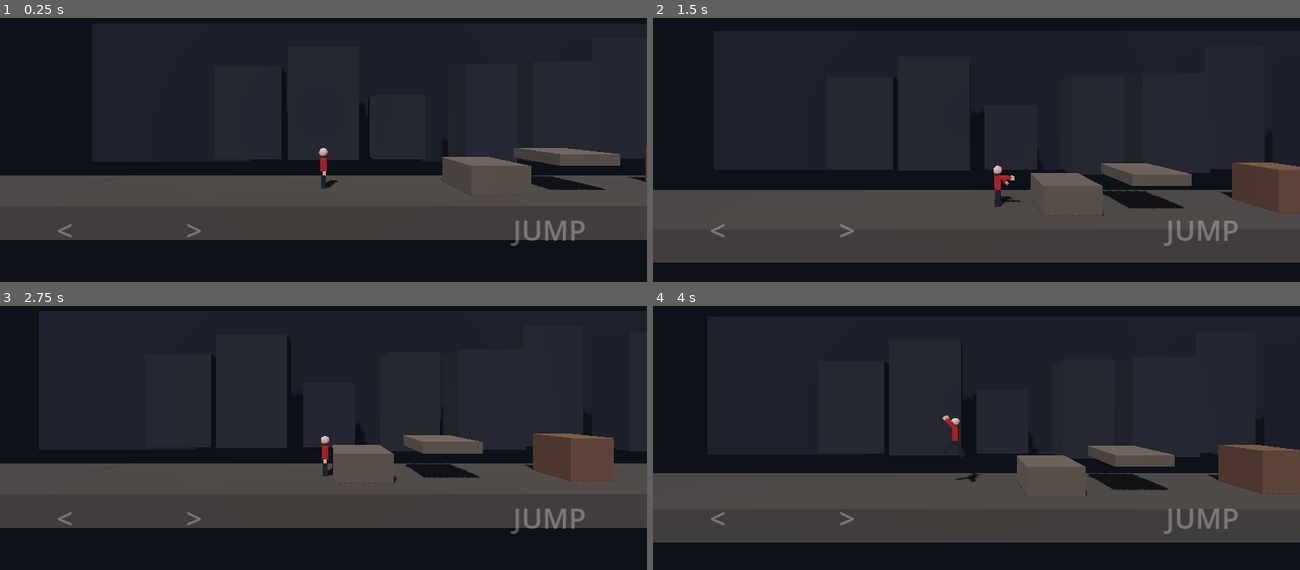
Above: before the commit, frames 1-4 (two rows, left to right).
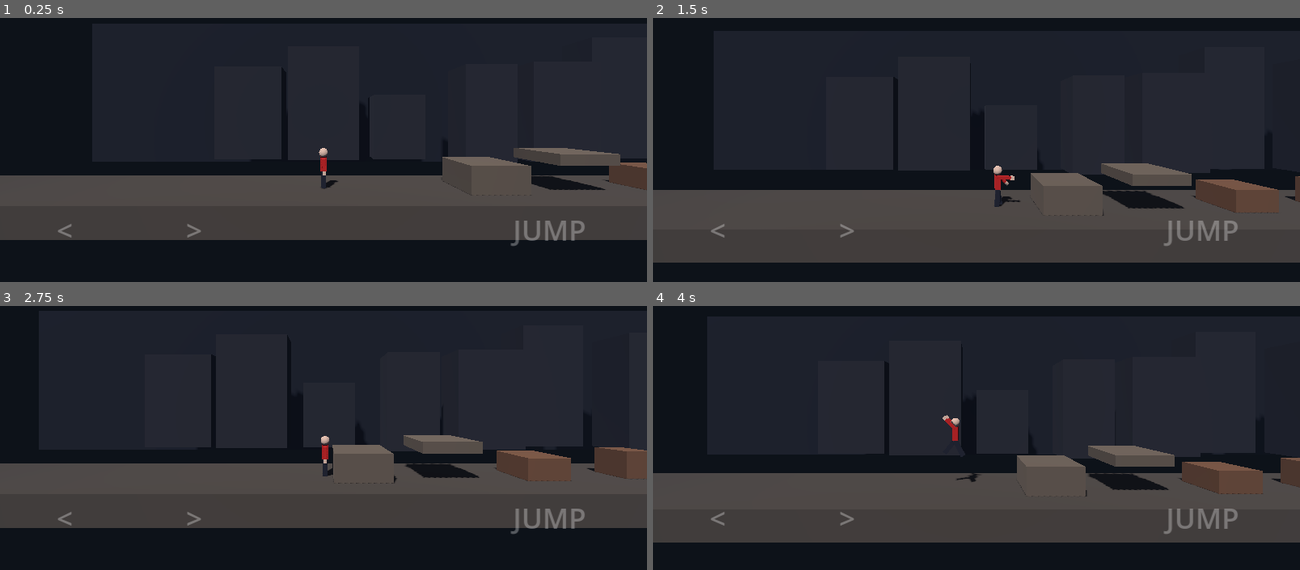
Above: after the commit, the same moments.

Repository: Gass-OS/long-night
Game: Godot game, scene res://main.tscn
The game is run twice, just before and just after one commit, with the same random seed, the same clock (stepped at 60 frames per second) and the same inputs.
Inputs (mouse positions are in pixels of both pictures, inside the frame that each line leads up to):
- Up to frame 1 (0.25 s): no input
- Up to frame 2 (1.5 s): tap Enter at 0.5 s; move the mouse to (1118, 102) at 0.52 s; hold Right 0.53-1.25 s; click (1118, 102) at 0.67 s; tap Space at 0.77 s; drag from (847, 139) to (944, 194) at 1.27 s
- Up to frame 3 (2.75 s): move the mouse to (388, 329) at 2.02 s; hold Right from 2.03 s (still down)
- Up to frame 4 (4 s): release Right at 2.75 s; drag from (944, 482) to (782, 356) at 2.77 s; move the mouse to (1170, 464) at 3.52 s; hold Left from 3.53 s (still down); tap Space at 3.77 s

The runs differ from the first frame. In frame 1, 0.5% of the frame differs, in the area x 93-100%, y 48-66%; in frame 2, 1.6%; in frame 3, 2.0%, in the area x 72-100%, y 48-67%; in frame 4, 1.7%.

Commit message:
Step 4: crate, pressure plate and door

Diff:
--- a/level.gd
+++ b/level.gd
@@ -1,13 +1,22 @@
 extends Node3D
+
+const DOOR_CLOSED_Y := 1.5
+const DOOR_OPEN_Y := 4.7
 
 var player: CharacterBody3D
 var cam: Camera3D
 var touches := {}
 
+var plate: Area3D
+var plate_mat: StandardMaterial3D
+var plate_light: OmniLight3D
+var door: AnimatableBody3D
+
 
 func _ready() -> void:
 	_setup_environment()
 	_build_level()
+	_build_puzzle()
 
 	player = CharacterBody3D.new()
 	player.set_script(load("res://player.gd"))
@@ -66,11 +75,10 @@
 func _build_level() -> void:
 	# Ground (top surface at y = 0)
 	_add_box(Vector3(20, -0.5, 0), Vector3(80, 1, 4), Color(0.3, 0.26, 0.22))
-	# Platforms and obstacles
+	# Jump practice
 	_add_box(Vector3(6, 0.5, 0), Vector3(2, 1, 2), Color(0.4, 0.34, 0.28))
 	_add_box(Vector3(9, 1.2, 0), Vector3(2, 0.4, 2), Color(0.4, 0.34, 0.28))
-	_add_box(Vector3(14, 0.75, 0), Vector3(1.5, 1.5, 1.5), Color(0.45, 0.3, 0.2))
-	_add_box(Vector3(20, 1.0, 0), Vector3(1, 2, 2), Color(0.35, 0.3, 0.3))
+	_add_box(Vector3(12.5, 0.4, 0), Vector3(1.5, 0.8, 1.5), Color(0.45, 0.3, 0.2))
 	# Background buildings (no collision) for depth
 	var rng := RandomNumberGenerator.new()
 	rng.seed = 7
@@ -83,11 +91,114 @@
 	_add_box(Vector3(20, 5, -12), Vector3(80, 12, 1), Color(0.1, 0.1, 0.13), false)
 
 
+func _add_crate(pos: Vector3) -> void:
+	var rb := RigidBody3D.new()
+	rb.position = pos
+	rb.mass = 4.0
+	rb.linear_damp = 5.0
+	rb.gravity_scale = 2.0
+	rb.axis_lock_linear_z = true
+	rb.axis_lock_angular_x = true
+	rb.axis_lock_angular_y = true
+	rb.axis_lock_angular_z = true
+	var mesh := MeshInstance3D.new()
+	var bm := BoxMesh.new()
+	bm.size = Vector3(1, 1, 1)
+	mesh.mesh = bm
+	var mat := StandardMaterial3D.new()
+	mat.albedo_color = Color(0.45, 0.3, 0.2)
+	mesh.material_override = mat
+	rb.add_child(mesh)
+	var col := CollisionShape3D.new()
+	var bs := BoxShape3D.new()
+	bs.size = Vector3(1, 1, 1)
+	col.shape = bs
+	rb.add_child(col)
+	add_child(rb)
+
+
+func _build_puzzle() -> void:
+	# Pushable crate
+	_add_crate(Vector3(16.0, 0.52, 0.0))
+
+	# Pressure plate (detects player and crates)
+	plate = Area3D.new()
+	plate.position = Vector3(22.0, 0.0, 0.0)
+	var pcol := CollisionShape3D.new()
+	var pshape := BoxShape3D.new()
+	pshape.size = Vector3(1.6, 0.4, 1.4)
+	pcol.shape = pshape
+	pcol.position.y = 0.2
+	plate.add_child(pcol)
+	var pm := MeshInstance3D.new()
+	var pbox := BoxMesh.new()
+	pbox.size = Vector3(1.6, 0.1, 2.0)
+	pm.mesh = pbox
+	plate_mat = StandardMaterial3D.new()
+	plate_mat.albedo_color = Color(0.7, 0.1, 0.1)
+	plate_mat.emission_enabled = true
+	plate_mat.emission = Color(0.7, 0.1, 0.1)
+	plate_mat.emission_energy_multiplier = 0.6
+	pm.material_override = plate_mat
+	pm.position.y = 0.05
+	plate.add_child(pm)
+	add_child(plate)
+
+	plate_light = OmniLight3D.new()
+	plate_light.position = Vector3(22.0, 1.6, 1.5)
+	plate_light.omni_range = 5.0
+	plate_light.light_energy = 0.8
+	plate_light.light_color = Color(0.9, 0.15, 0.1)
+	add_child(plate_light)
+
+	# Door
+	door = AnimatableBody3D.new()
+	door.position = Vector3(26.0, DOOR_CLOSED_Y, 0.0)
+	var dmesh := MeshInstance3D.new()
+	var dbox := BoxMesh.new()
+	dbox.size = Vector3(0.5, 3.0, 4.0)
+	dmesh.mesh = dbox
+	var dmat := StandardMaterial3D.new()
+	dmat.albedo_color = Color(0.25, 0.25, 0.3)
+	dmesh.material_override = dmat
+	door.add_child(dmesh)
+	var dcol := CollisionShape3D.new()
+	var dshape := BoxShape3D.new()
+	dshape.size = Vector3(0.5, 3.0, 4.0)
+	dcol.shape = dshape
+	door.add_child(dcol)
+	add_child(door)
+
+	# Warm light beyond the door
+	var lamp := OmniLight3D.new()
+	lamp.position = Vector3(32.0, 2.5, 1.5)
+	lamp.omni_range = 8.0
+	lamp.light_energy = 1.2
+	lamp.light_color = Color(1.0, 0.75, 0.4)
+	add_child(lamp)
+
+
+func _physics_process(delta: float) -> void:
+	if plate == null or door == null:
+		return
+	var pressed := false
+	for b in plate.get_overlapping_bodies():
+		if b is CharacterBody3D or b is RigidBody3D:
+			pressed = true
+			break
+	var c := Color(0.1, 0.8, 0.3) if pressed else Color(0.7, 0.1, 0.1)
+	plate_mat.albedo_color = c
+	plate_mat.emission = c
+	plate_light.light_color = c
+	var target := DOOR_OPEN_Y if pressed else DOOR_CLOSED_Y
+	door.position.y = move_toward(door.position.y, target, 4.0 * delta)
+
+
 func _process(delta: float) -> void:
 	if player == null or cam == null:
 		return
 	var target := Vector3(player.position.x, player.position.y + 2.5, 9.0)
-	cam.position = cam.position.lerp(target, clamp(delta * 4.0, 0.0, 1.0))
+	cam.position = cam.position.lerp(target, clampf(delta * 4.0, 0.0, 1.0))
 
 
 func _input(event: InputEvent) -> void:
--- a/player.gd
+++ b/player.gd
@@ -102,6 +102,7 @@
 		velocity.y = JUMP
 
 	move_and_slide()
+	_push_bodies(dir * SPEED)
 	position.z = 0.0
 	_animate(delta, dir)
 
@@ -135,3 +136,12 @@
 	leg_r.rotation.x = lerpf(leg_r.rotation.x, lr, t)
 	arm_l.rotation.x = lerpf(arm_l.rotation.x, al, t)
 	arm_r.rotation.x = lerpf(arm_r.rotation.x, ar, t)
+
+
+func _push_bodies(move_x: float) -> void:
+	for i in get_slide_collision_count():
+		var c := get_slide_collision(i)
+		var b := c.get_collider() as RigidBody3D
+		if b != null and absf(c.get_normal().x) > 0.5:
+			b.sleeping = false
+			b.linear_velocity.x = move_x * 0.6
